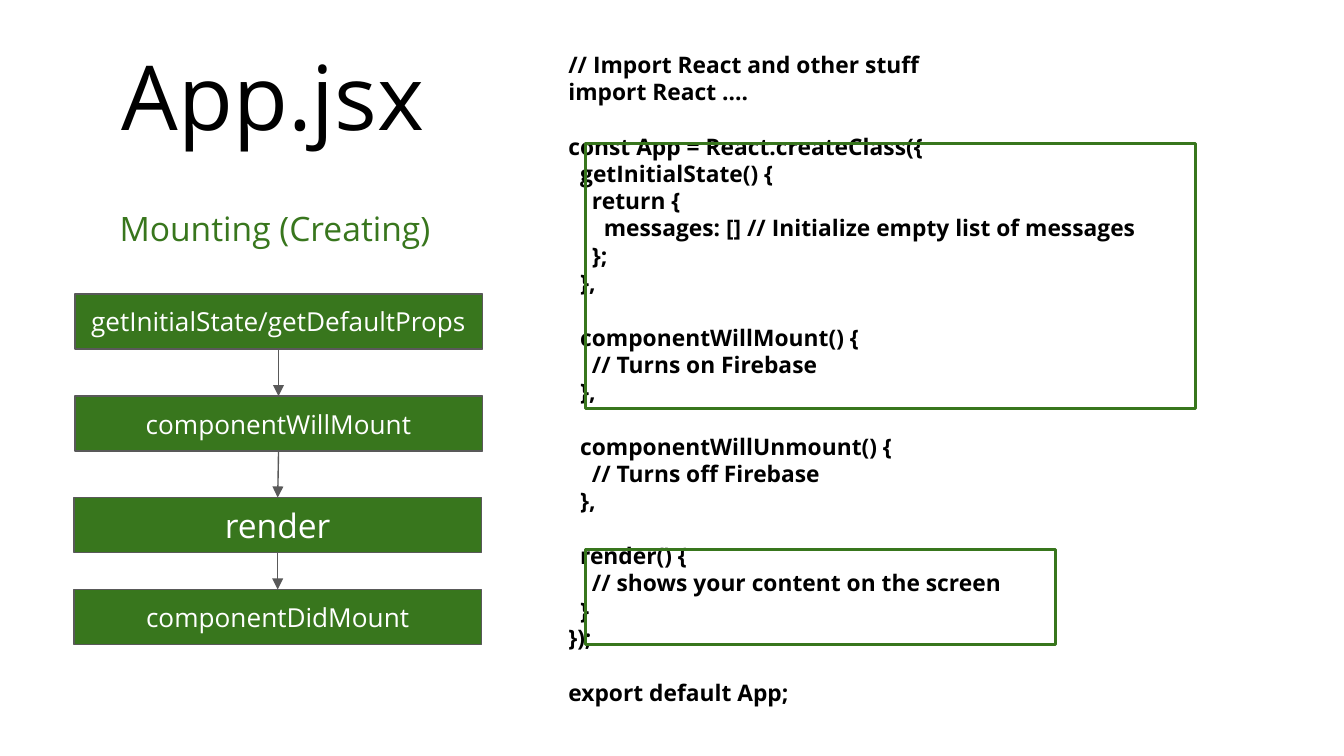
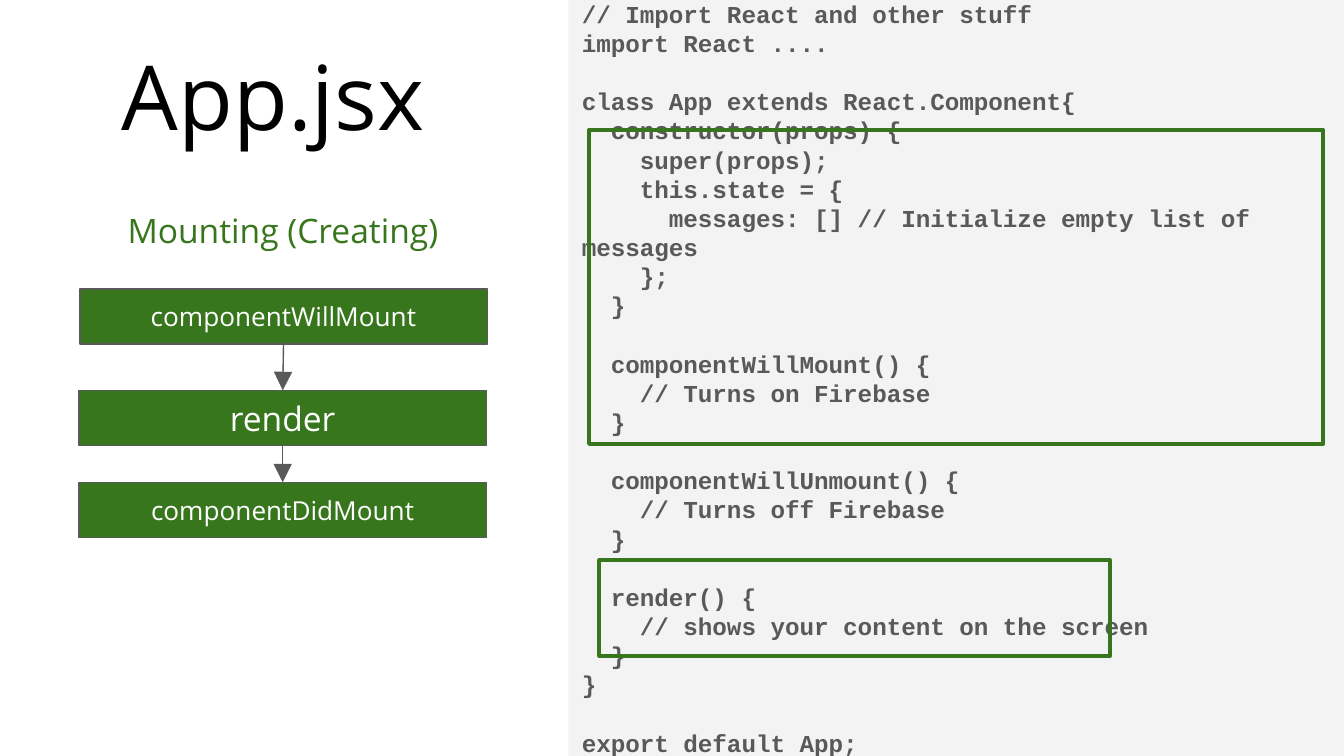
Before and after one commit to appian/hackathons, a slide deck: slide 21 of workshops/react/Intro to React.pptx (slide 27 before the commit). Drawn at 1344x756 pixels with LibreOffice and Linux fonts; fonts in the diff are those of the drawing. Boxes give left, top, right and bottom in pixels: in the first picture for what was removed or moved away, otherwise in the second. Text is boxed around its words. In the diff, an @@ line names an element or a change of style, - is before the commit and + after.

Commit message:
Updating React Slides

```diff
--- a/workshops/react/Intro to React.pptx
+++ b/workshops/react/Intro to React.pptx
@@ text at (569, 0, 1344, 755): text changed; size 12.2 to 13 pt; font Open Sans to Courier New; text colour #000000 to #595959 @@
-},
+}
@@ text at (569, 0, 1344, 755): text changed; size 12.2 to 13 pt; font Open Sans to Courier New; text colour #000000 to #595959 @@
-},
+}
@@ text at (569, 0, 1344, 755): text changed; size 12.2 to 13 pt; font Open Sans to Courier New; text colour #000000 to #595959 @@
-},
+}
@@ text at (569, 0, 1344, 755): text changed; size 12.2 to 13 pt; font Open Sans to Courier New; text colour #000000 to #595959 @@
-});
+}
@@ text "// Import React and other ...": place and size @@
-text "// Import React and other ..." at (568, 55, 1135, 707)
+text "// Import React and other ..." at (569, 0, 1344, 755)
@@ text "// Import React and other ..." at (569, 0, 1344, 755): fill none to #F3F3F3 @@
@@ text at (582, 5, 1250, 756): size 12.2 to 13 pt, font Open Sans to Courier New, text colour #000000 to #595959 in "// Import React and other stuff", "import React ....", "messages: [] // Initialize empty list of ...", "};" and 8 more places @@
@@ text at (582, 93, 1076, 198): text changed; size 12.2 to 13 pt; font Open Sans to Courier New; text colour #000000 to #595959 @@
-const App = React.createClass({
-getInitialState() {
-return {
+class App extends React.Component{
+constructor(props) {
+super(props);
+this.state = {
@@ rectangle at (589, 130, 1322, 445): outline #38761D 1.5 pt to #38761D 2.25 pt @@
@@ rectangle: place and size @@
-rectangle at (586, 144, 1196, 409)
+rectangle at (589, 130, 1322, 445)
@@ text "Mounting (Creating)": place and size @@
-text "Mounting (Creating)" at (120, 216, 430, 249)
+text "Mounting (Creating)" at (128, 218, 438, 251)
@@ rectangle "componentWillMount": place and size @@
-rectangle "componentWillMount" at (146, 414, 411, 441)
+rectangle "componentWillMount" at (79, 289, 487, 344)
@@ arrow moved from (278, 349) - (278, 396) to (284, 344) - (282, 390) @@
@@ fill none to #38761D; outline none to #595959 0.75 pt in 3 elements at (79, 289, 487, 344), (79, 482, 487, 538), (79, 390, 487, 445) @@
@@ rectangle "render": place and size @@
-rectangle "render" at (225, 512, 331, 539)
+rectangle "render" at (79, 390, 487, 445)
@@ arrow moved from (278, 452) - (278, 497) to (282, 445) - (282, 482) @@
@@ rectangle "componentDidMount": place and size @@
-rectangle "componentDidMount" at (146, 607, 409, 634)
+rectangle "componentDidMount" at (79, 482, 487, 538)
@@ group removed at (74, 294, 482, 645): 4 rectangles, 1 text, 1 arrow @@
-getInitialState/getDefaultProps
@@ rectangle: place and size @@
-rectangle at (586, 550, 1056, 645)
+rectangle at (599, 560, 1110, 656)
@@ rectangle at (599, 560, 1110, 656): outline #38761D 1.5 pt to #38761D 2.25 pt @@
```
Also in this commit, not shown: 53 other slides changed, 11 slides added, 25 slides removed.
